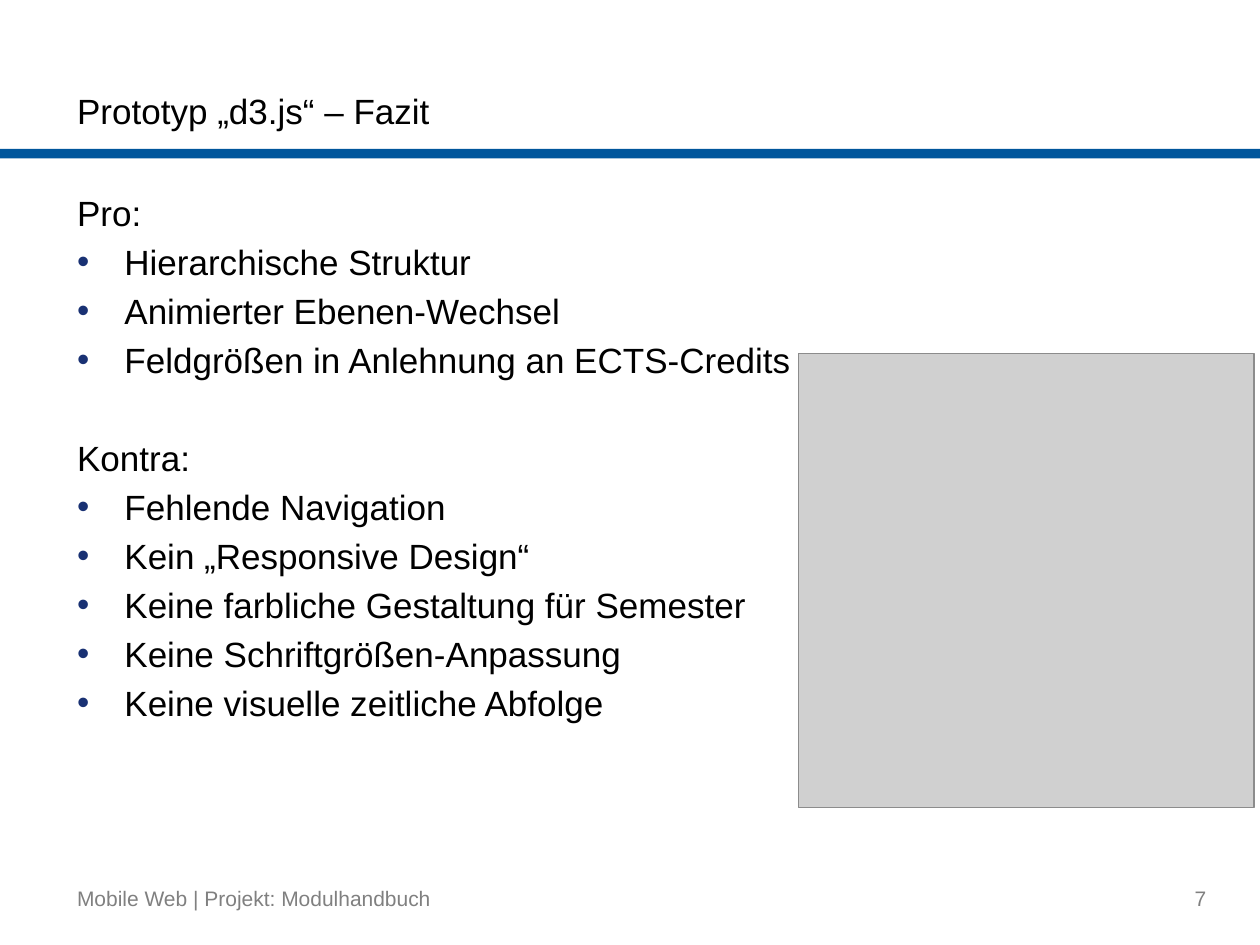
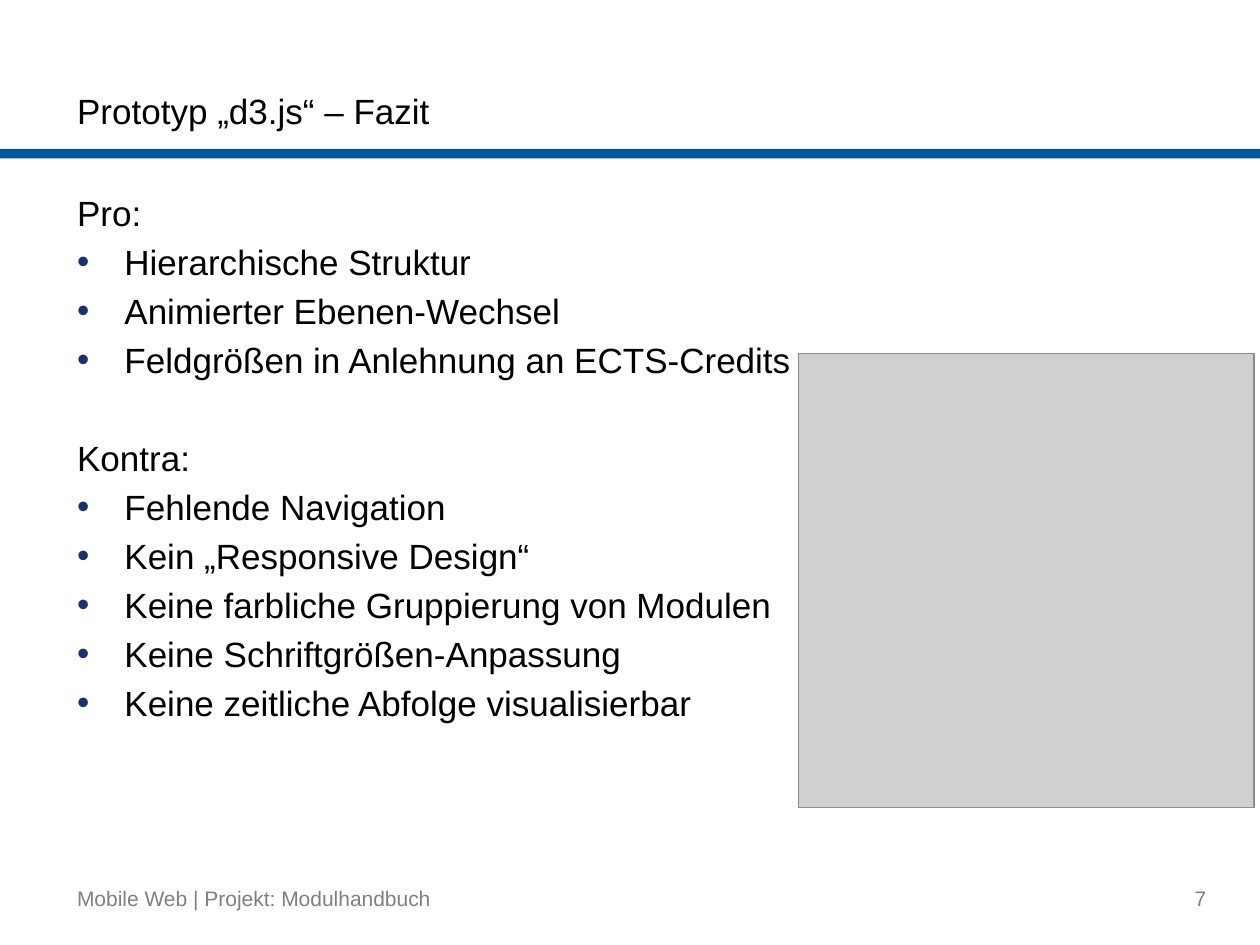
Before and after one commit to buk/mobile-web-modulhandbuch, a slide deck: slide 7 of presentation/2015-07-09_Mobile-Web_Gruppe-Modulhandbuch.pptx. Drawn at 1260x945 pixels with LibreOffice and Linux fonts; fonts in the diff are those of the drawing; grey boxes stand for pictures; background and template pictures are left out. Boxes give left, top, right and bottom in pixels: in the first picture for what was removed or moved away, otherwise in the second. Text is boxed around its words. In the diff, an @@ line names an element or a change of style, - is before the commit and + after.

```diff
--- a/presentation/2015-07-09_Mobile-Web_Gruppe-Modulhandbuch.pptx
+++ b/presentation/2015-07-09_Mobile-Web_Gruppe-Modulhandbuch.pptx
@@ text at (124,592,770,625): text changed @@
-• Keine farbliche Gestaltung für Semester
+• Keine farbliche Gruppierung von Modulen
@@ text at (124,690,691,723): text changed @@
-• Keine visuelle zeitliche Abfolge
+• Keine zeitliche Abfolge visualisierbar
```
Also in this commit, not shown: 5 other slides changed.
